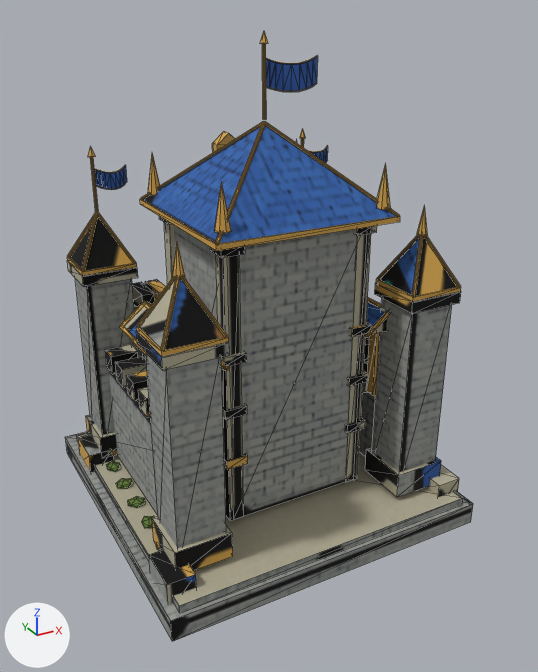
One commit to the FBX model client/Assets/Resources/Models/City3D/Keep_2.fbx: the scene before it, then after it.
Before and after are seen from a 50 mm lens placed at (-0.971, -1.866, 1.469), pointed at (0.014, -0.076, 0.574). The axes (+X, +Y, +Z) are drawn at lower left. The lights are the same throughout. The first picture is the older version. Mesh edges are drawn as thin lines on the coarser meshes. Where no turn or scale is listed for an object, it has been applied to the vertices. Vertices at exactly the same position are counted once.

Objects in the first picture: 'Keep_2'.
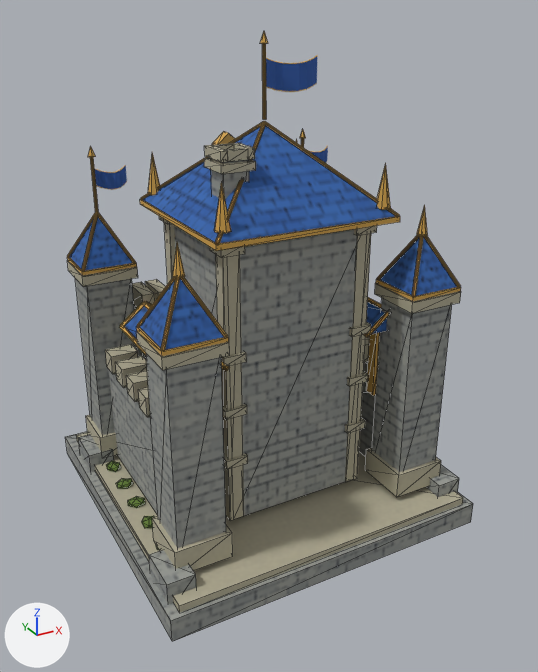
Boxes [x1, y1, x2, y2] around the edits, measured in the pictures (538 x 672 px):
part 1 of me_keep_2_mesh, added
    after: [211, 159, 249, 199]
part 2 of me_keep_2_mesh, added
    after: [204, 158, 256, 174]
part 3 of me_keep_2_mesh, added
    after: [204, 145, 228, 162]
part 4 of me_keep_2_mesh, added
    after: [232, 143, 255, 159]
part 5 of me_keep_2_mesh, added
    after: [225, 148, 248, 161]
part 6 of me_keep_2_mesh, added
    after: [213, 143, 234, 150]
part 7 of me_keep_2_mesh, surface changed
    both: [67, 216, 461, 611]
'FlagCloth_00', unchanged, uncovered by the edit
    after: [266, 55, 318, 92]

Patch to the scene script:
```diff
--- a/client/Assets/Resources/Models/City3D/Keep_2.fbx.py
+++ b/client/Assets/Resources/Models/City3D/Keep_2.fbx.py
@@ me_keep_2_mesh @@
 # used by ob_keep_2; location = (0.0, 0.0, 0.0)
-me_keep_2_mesh.from_pydata(...)  # 2382 vertices, 3636 faces; spans x -0.5..0.5, y -0.5..0.5, z 0.0..1.42
+me_keep_2_mesh.from_pydata(...)  # 1952 vertices, 2940 faces; spans x -0.5..0.5, y -0.5..0.5, z 0.0..1.42
+# me_keep_2_mesh part 1: a new loose piece, a box spanning x -0.185..-0.115, y -0.207..-0.132, z 0.641..1.143, in mat_keep_2_matte (picture img_keep_2_albedo_png)
+# me_keep_2_mesh part 2: a new loose piece, a box spanning x -0.198..-0.103, y -0.22..-0.12, z 1.103..1.124, in mat_keep_2_matte (picture img_keep_2_albedo_png)
+# me_keep_2_mesh part 3: a new loose piece, a box spanning x -0.197..-0.178, y -0.217..-0.123, z 1.13..1.156, in mat_keep_2_matte (picture img_keep_2_albedo_png)
+# me_keep_2_mesh part 4: a new loose piece, a box spanning x -0.122..-0.104, y -0.217..-0.123, z 1.13..1.156, in mat_keep_2_matte (picture img_keep_2_albedo_png)
+# me_keep_2_mesh part 5: a new loose piece, a box spanning x -0.178..-0.123, y -0.217..-0.198, z 1.13..1.156, in mat_keep_2_matte (picture img_keep_2_albedo_png)
+# me_keep_2_mesh part 6: a new loose piece, a box spanning x -0.178..-0.123, y -0.141..-0.122, z 1.13..1.156, in mat_keep_2_matte (picture img_keep_2_albedo_png)
+# me_keep_2_mesh part 7: 969 kept faces spanning x -0.485..0.485, y -0.485..0.495, z 0.0..0.946 get new texture (UV) coordinates
+# other edits to the shape of me_keep_2_mesh do not show in these pictures
 me_keep_2_mesh.materials.append(mat_keep_2_matte)
```
